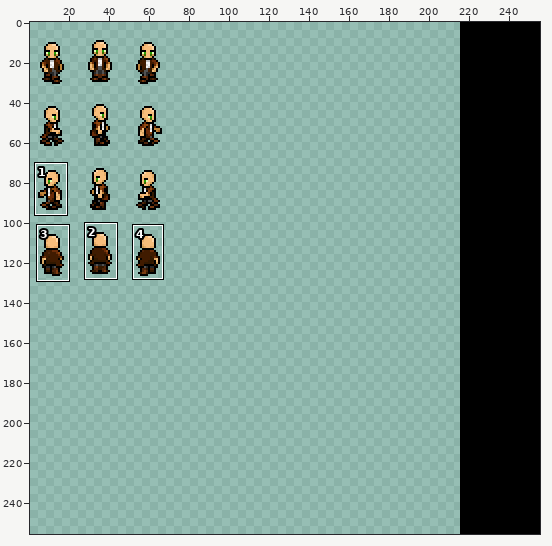
Edited in one commit: sprite sheet (graphics/characters/char1.png). The picture above shows the old version from afar; the outline marks the close-up.
Close-up. First the earlier version:
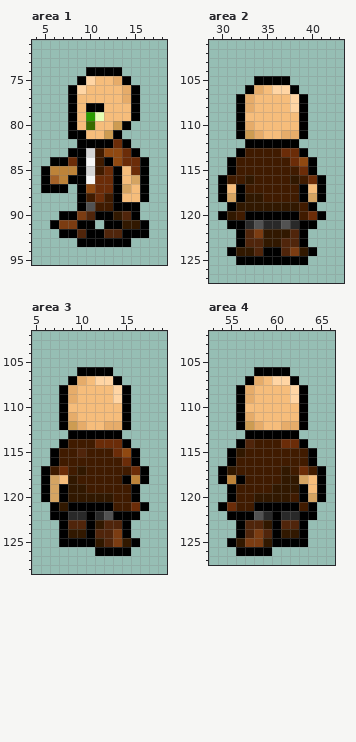
The file is 256x256 pixels. Shown: area 1: x 4..18, y 71..95; area 2: x 29..43, y 101..127; area 3: x 5..19, y 102..128; area 4: x 53..66, y 102..127. The wide view leaves out empty margins. The commit also changed other parts of the picture, which this record leaves out.
Once edited:
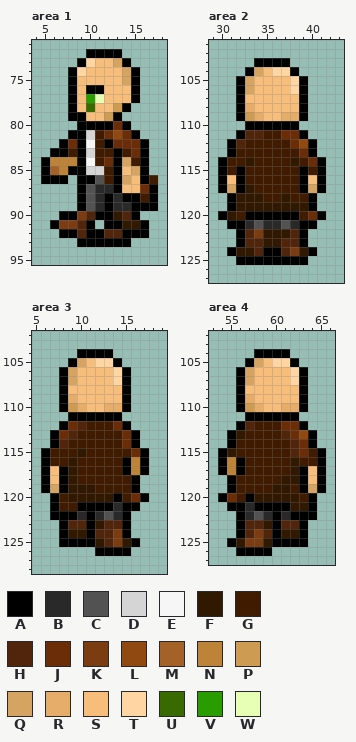
Palette (. is transparent): A #000000  B #292929  C #525252  D #d5d5d5  E #f6f6f6  F #311800  G #401b00  H #50250b  J #6b2c08  K #7b3c12  L #904911  M #a46229  N #bd8339  P #cd9c52  Q #d5a462  R #e6ac6a  S #f6bd7b  T #ffd5a4  U #396a00  V #299c00  W #e6ffb4
Change:
Changed rows in their new state; - is an unchanged pixel.
Area 1:
first column x 5:
72 -----AAAA----
73 ----ATSSQA---
74 ---ATSSSSQA--
75 ---ASS--SQA--
76 ----SAA--S---
77 -----VW--S---
78 -----US-PA.--
79 ----ASSPA..--
80 ---.AAAAJ----
81 -----DGJLJA--
82 --AJ-EG--JJA-
83 -AAG---GAGJA-
84 ANNN---JAQG--
85 -M-A--DG--Q--
86 -AA.-ACG-QS-G
87 ...--CBB-S-JA
88 -----CBABAAGA
89 ------BABB-AA
91 ----H--------
Area 2:
first column x 30:
103 ----AAAA----
104 ---AQSTTA---
105 --AQSSSSTA--
106 --AQS-SSTA--
107 ---S----S---
108 --------S---
109 ---PR--RR---
110 --.AAAAAA.--
111 ---HHGGJJ---
112 -AHGGGGGJLA-
113 -AG----GGJA-
114 AG-F----FGJA
115 AGA------AGA
116 -SAG----GAS-
117 -Q-F------Q-
118 .AF----F-GA.
119 ---------F--
Area 3:
first column x 6:
104 ----AAAA----
105 ---AQSTTA---
106 --AQSSSSTA--
107 --AQS-SSTA--
108 ---S----S---
109 --------S---
110 ---PR--RR---
111 --.AAAAAA.--
112 ---JHGGGJ---
113 -AJHGGGGGJA-
114 -AH---GGGJA-
115 AG--F---GGJA
116 AG-F-----ANA
117 -SAFG----AN-
118 -SA------GA.
119 -----F------
120 .AG-----A-JA
121 --GG----BAA.
122 ---A----B-.-
Area 4:
first column x 54:
104 ----AAAA----
105 ---AQSTTA---
106 --AQSSSSTA--
107 --AQS-SSTA--
108 ---S----S---
109 --------S---
110 ---PR--RR---
111 --.AAAAAA.--
112 ---HGGGJJ---
113 -AFGGGGHJLA-
114 -AGG---GHJA-
115 AFG-----HJGA
116 ANA-----F-GA
117 -NA----GFAS-
118 .AG------A--
119 --------G-Q-
120 AJ-A----FGA.
121 .AAB----FF--
122 -.-B----A---
